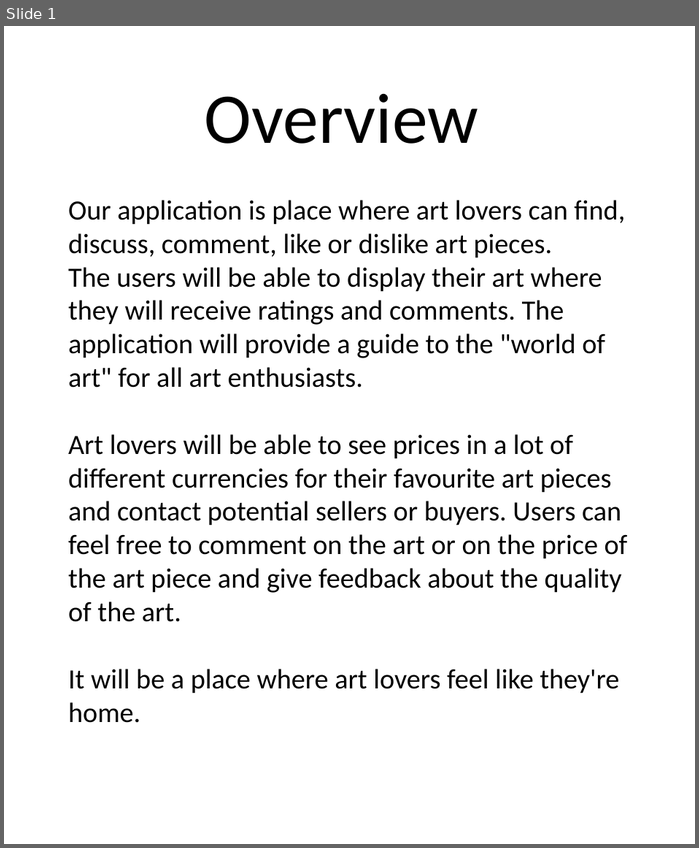
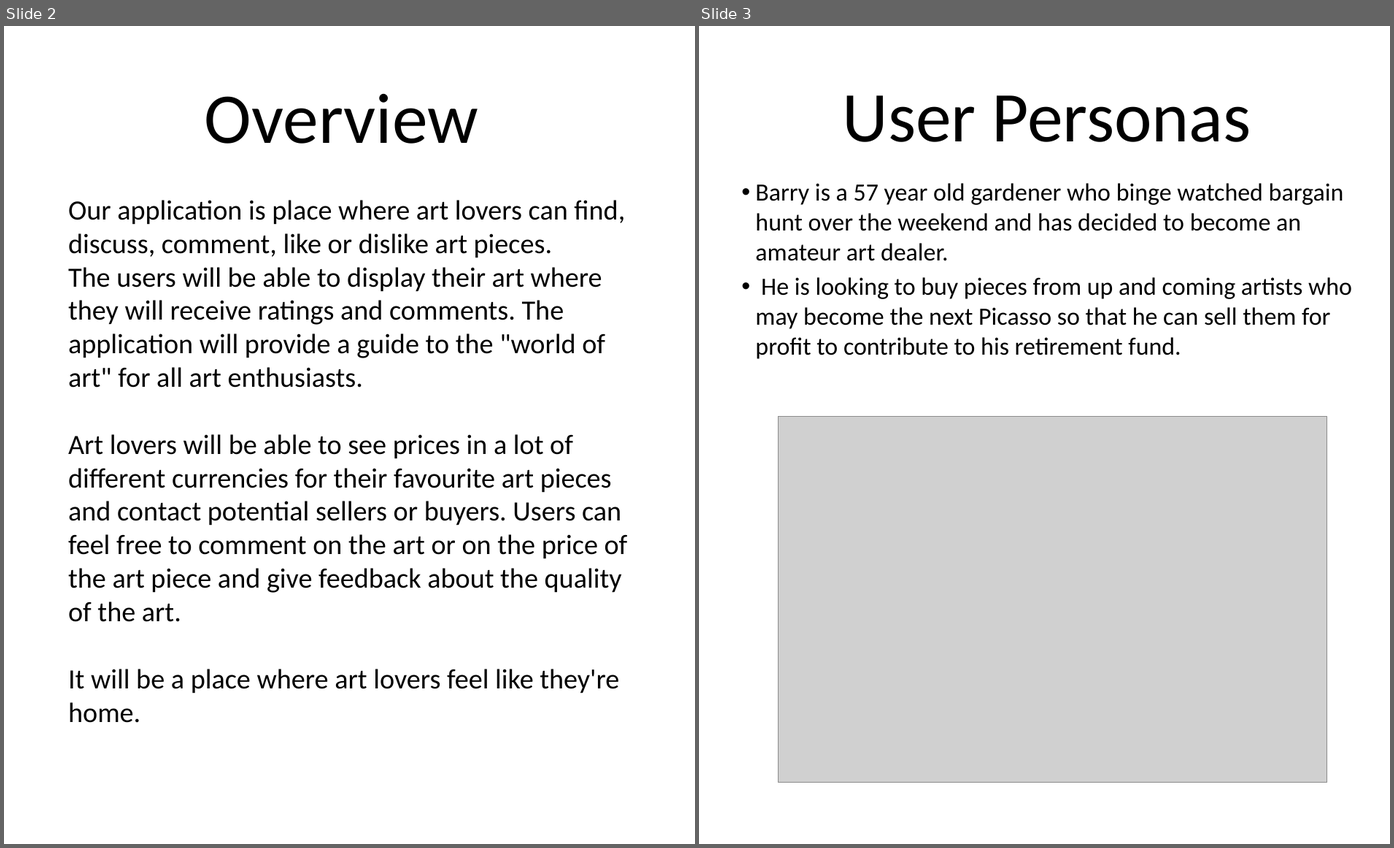
Before and after one commit to GilesMunn/artbud, a slide deck: Design Specification.pptx. Shown side by side, each under a label of ours: slide 1 before the commit, slides 2 and 3 after it. The pictures are 699x848 and 1394x848 pixels, drawn with LibreOffice and Linux fonts; fonts in the diff are those of the drawing; grey boxes stand for pictures. Boxes give left, top, right and bottom in pixels: in the first picture for what was removed or moved away, otherwise in the second. Text is boxed around its words. In the diff, an @@ line names an element or a change of style, - is before the commit and + after.

```diff
--- a/Design Specification.pptx
+++ b/Design Specification.pptx
@@ slide 3 added at box(699, 26, 1390, 844), background #FFFFFF @@
@@ text added at box(842, 95, 1252, 142), 138 pt, text #000000 @@
+User Personas
@@ text added at box(755, 183, 1352, 359), 48 pt, text #000000 @@
+• Barry is a 57 year old gardener who binge watched bargain hunt over the weekend and has decided to become an amateur art dealer.
+• He is looking to buy pieces from up and coming artists who may become the next Picasso so that he can sell them for profit to contribute to his retirement fund.
@@ picture added at box(779, 416, 1327, 781) @@
@@ what was slide 1 is now slide 2 @@
```
Also in this commit, not shown: 4 other slides added, 1 other file.
